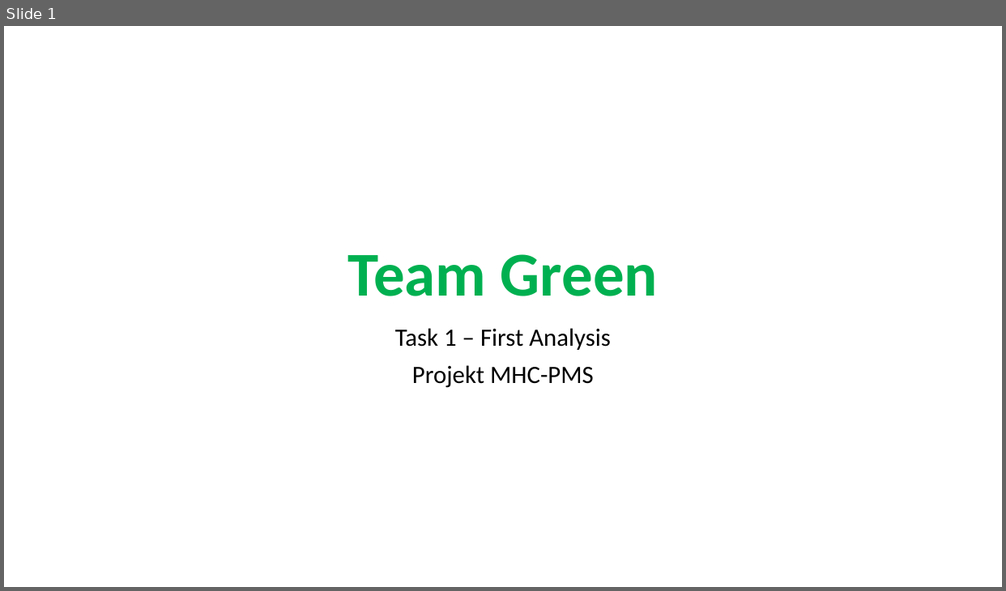
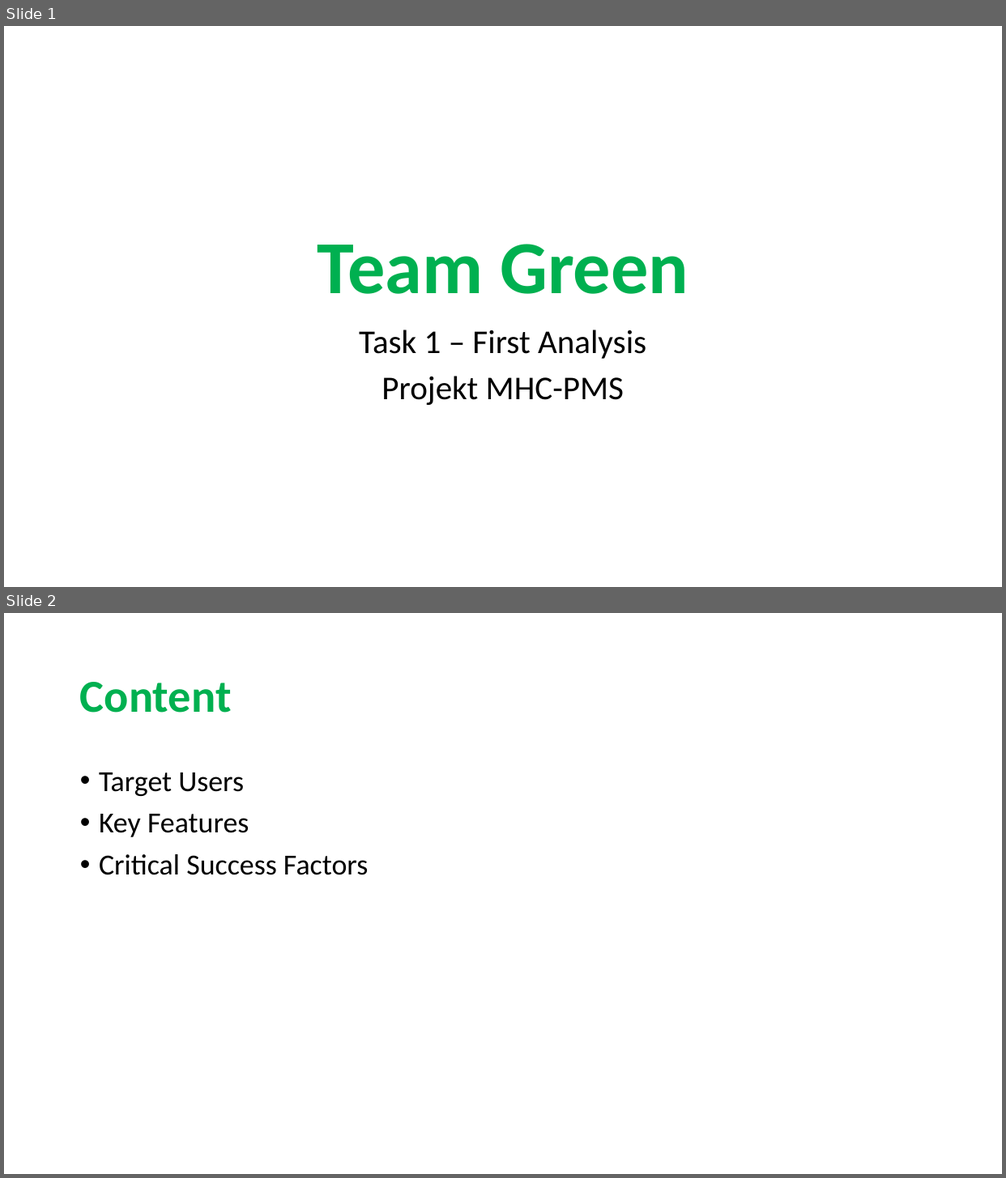
Before and after one commit to sarahmele/ch.bfh.btx8081.w2015.green, a slide deck: doc/task01/Task1.pptx. Shown one above the other, each under a label of ours: slide 1 before the commit, slides 1 and 2 after it. The pictures are 1006x591 and 1006x1178 pixels, drawn with LibreOffice and Linux fonts; fonts in the diff are those of the drawing. Boxes give left, top, right and bottom in pixels: in the first picture for what was removed or moved away, otherwise in the second. Text is boxed around its words. In the diff, an @@ line names an element or a change of style, - is before the commit and + after.

Commit message:
Titel farbig gemacht, Content eingefügt

```diff
--- a/doc/task01/Task1.pptx
+++ b/doc/task01/Task1.pptx
@@ slide 2 added at (4, 613, 1002, 1174), background #FFFFFF @@
@@ title added at (80, 682, 232, 713), 44 pt, text #00B050, bold @@
+Content
@@ text added at (99, 773, 368, 875), 28 pt, text #000000 @@
+• Target Users
+• Key Features
+• Critical Success Factors
@@ slide 1 changed as well @@
@@ title "Team Green" at (317, 244, 688, 294): size 60 to 72 pt @@
@@ subtitle "Task 1 – First Analysis" at (359, 330, 646, 405): size 24 to 32 pt @@
```
Also in this commit, not shown: 3 other slides changed, 1 slide removed.
